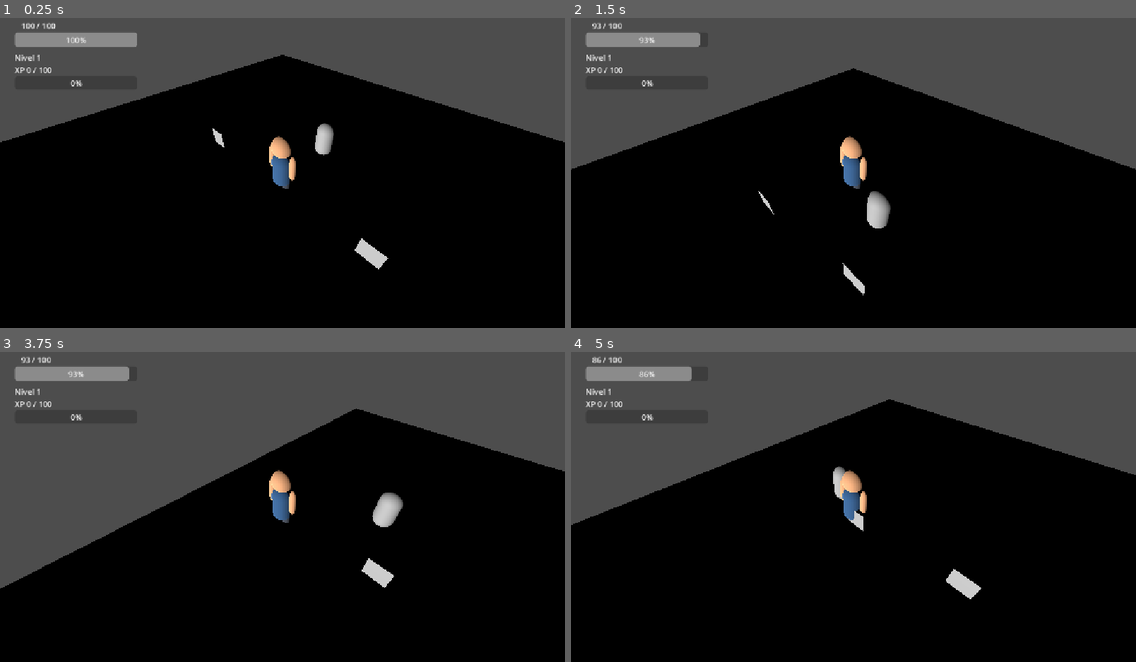
Above: before the commit, frames 1-4 (two rows, left to right).
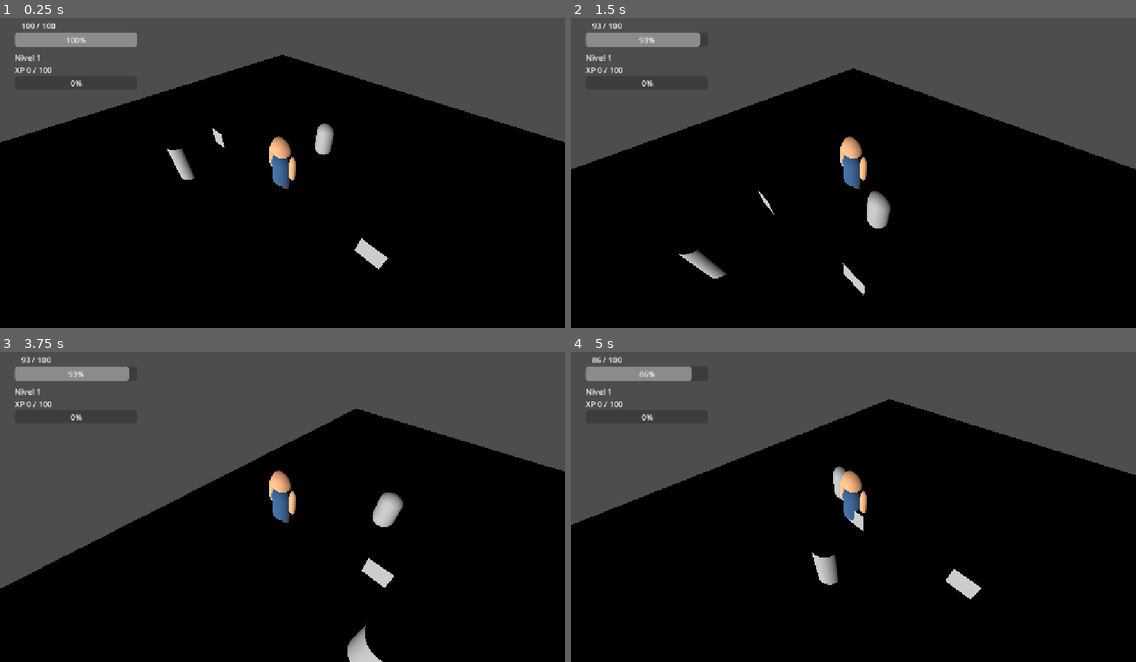
Above: after the commit, the same moments.

Repository: AdolfoBarca/MUNDO_LEYENDAS
Game: Godot game, scene res://Main.tscn
Two runs of this game, one before a commit and one after it. Both use one fixed random seed, a clock stepped at 60 frames per second and the inputs below.
Inputs (mouse positions are in pixels of both pictures, inside the frame that each line leads up to):
- Up to frame 1 (0.25 s): no input
- Up to frame 2 (1.5 s): move the mouse to (825, 231) at 0.52 s; hold W from 0.53 s (still down); click (825, 231) at 0.67 s; move the mouse to (1023, 216) at 1.27 s; click (1023, 216) at 1.42 s
- Up to frame 3 (3.75 s): move the mouse to (113, 454) at 2.02 s; release W at 2.03 s; hold A 2.03-3.53 s; click (113, 454) at 2.17 s; move the mouse to (310, 503) at 2.77 s; click (310, 503) at 2.92 s; move the mouse to (197, 423) at 3.52 s; hold S from 3.53 s (still down); click (197, 423) at 3.67 s
- Up to frame 4 (5 s): move the mouse to (977, 488) at 4.27 s; release S at 4.28 s; hold D from 4.28 s (still down); click (977, 488) at 4.42 s

The runs differ from the first frame. In frame 1, 0.2% of the frame differs, in the area x 29-35%, y 42-53%; in frame 2, 0.3%; in frame 3, 0.4%, in the area x 61-68%, y 87-100%; in frame 4, 0.3%.

Commit message:
Agregar santuario checkpoint y zona segura

Diff:
--- a/EnemigoPrueba.gd
+++ b/EnemigoPrueba.gd
@@ -26,7 +26,7 @@
 
 
 # =========================================================
-# ATAQUE DEL ENEMIGO
+# ATAQUE
 # =========================================================
 
 @export var dano: int = 10
@@ -47,6 +47,7 @@
 # =========================================================
 
 func _ready() -> void:
+
 	vida_actual = vida_maxima
 	esta_muerto = false
 
@@ -67,6 +68,7 @@
 # =========================================================
 
 func _physics_process(delta: float) -> void:
+
 	if esta_muerto:
 		return
 
@@ -80,8 +82,19 @@
 		return
 
 	if heroe.get("esta_muerto") == true:
-		velocity.x = 0.0
-		velocity.z = 0.0
+		detener_movimiento()
+		move_and_slide()
+		return
+
+	# El enemigo no persigue ni ataca dentro del santuario
+	if heroe.get("en_zona_segura") == true:
+		detener_movimiento()
+
+		if not is_on_floor():
+			velocity.y -= gravity * delta
+		else:
+			velocity.y = 0.0
+
 		move_and_slide()
 		return
 
@@ -89,34 +102,18 @@
 		heroe.global_position
 	)
 
-	# =====================================================
-	# PERSEGUIR AL HÉROE
-	# =====================================================
-
 	if distancia <= distancia_deteccion and distancia > distancia_ataque:
+
 		perseguir_heroe()
 
-	# =====================================================
-	# ATACAR
-	# =====================================================
-
 	elif distancia <= distancia_ataque:
-		velocity.x = 0.0
-		velocity.z = 0.0
-
+
+		detener_movimiento()
 		atacar_heroe()
 
-	# =====================================================
-	# HÉROE FUERA DEL RANGO
-	# =====================================================
-
 	else:
-		velocity.x = 0.0
-		velocity.z = 0.0
-
-	# =====================================================
-	# GRAVEDAD
-	# =====================================================
+
+		detener_movimiento()
 
 	if not is_on_floor():
 		velocity.y -= gravity * delta
@@ -127,24 +124,34 @@
 
 
 # =========================================================
+# DETENER MOVIMIENTO
+# =========================================================
+
+func detener_movimiento() -> void:
+
+	velocity.x = 0.0
+	velocity.z = 0.0
+
+
+# =========================================================
 # PERSEGUIR
 # =========================================================
 
 func perseguir_heroe() -> void:
+
 	var direccion: Vector3 = (
 		heroe.global_position - global_position
 	)
 
-	# Solo moverlo sobre el suelo
 	direccion.y = 0.0
 
 	if direccion.length() > 0.0:
+
 		direccion = direccion.normalized()
 
 		velocity.x = direccion.x * velocidad
 		velocity.z = direccion.z * velocidad
 
-		# Hacer que el enemigo mire hacia el héroe
 		var objetivo: Vector3 = heroe.global_position
 		objetivo.y = global_position.y
 
@@ -156,6 +163,7 @@
 # =========================================================
 
 func atacar_heroe() -> void:
+
 	if esta_muerto:
 		return
 
@@ -171,7 +179,11 @@
 	if heroe.get("esta_muerto") == true:
 		return
 
+	if heroe.get("en_zona_segura") == true:
+		return
+
 	if heroe.has_method("recibir_dano"):
+
 		print("ENEMIGO ATACA AL HÉROE")
 
 		heroe.recibir_dano(dano)
@@ -184,6 +196,7 @@
 # =========================================================
 
 func recibir_dano(cantidad: int) -> void:
+
 	if esta_muerto:
 		return
 
@@ -206,6 +219,7 @@
 # =========================================================
 
 func morir() -> void:
+
 	if esta_muerto:
 		return
 
@@ -215,8 +229,11 @@
 	print("ENEMIGO DERROTADO")
 
 	if heroe != null:
+
 		if is_instance_valid(heroe):
+
 			if heroe.has_method("recibir_experiencia"):
+
 				heroe.recibir_experiencia(
 					experiencia_otorgada
 				)
--- a/Heroe.gd
+++ b/Heroe.gd
@@ -22,16 +22,21 @@
 
 var vida_actual: int
 var esta_muerto: bool = false
+var en_zona_segura: bool = false
 
 var temporizador_regeneracion: float = 0.0
 var tiempo_desde_ultimo_dano: float = 0.0
 
 
 # =========================================================
-# RESPAWN
+# RESPAWN Y CHECKPOINT
 # =========================================================
 
 @export var tiempo_respawn: float = 3.0
+
+var posicion_respawn_actual: Vector3
+var checkpoint_actual: Vector3
+var checkpoint_activado: bool = false
 
 
 # =========================================================
@@ -118,9 +123,15 @@
 
 	vida_actual = vida_maxima
 	esta_muerto = false
+	en_zona_segura = false
 
 	temporizador_regeneracion = 0.0
 	tiempo_desde_ultimo_dano = espera_para_regenerar
+
+	if punto_respawn != null:
+		posicion_respawn_actual = punto_respawn.global_position
+	else:
+		posicion_respawn_actual = global_position
 
 	color_piel = DatosJugador.color_piel
 	color_camisa = DatosJugador.color_camisa
@@ -150,7 +161,58 @@
 	print("Vida: ", vida_actual, "/", vida_maxima)
 	print("Daño: ", dano)
 	print("Defensa: ", defensa)
-	print("==============================")
+	print("Respawn inicial: ", posicion_respawn_actual)
+	print("==============================")
+
+
+# =========================================================
+# ZONA SEGURA
+# =========================================================
+
+func entrar_zona_segura() -> void:
+
+	if en_zona_segura:
+		return
+
+	en_zona_segura = true
+
+	print("================================")
+	print("ZONA SEGURA ACTIVADA")
+	print("El héroe no puede recibir daño.")
+	print("================================")
+
+
+func salir_zona_segura() -> void:
+
+	if not en_zona_segura:
+		return
+
+	en_zona_segura = false
+
+	print("================================")
+	print("ZONA SEGURA DESACTIVADA")
+	print("El héroe vuelve a ser vulnerable.")
+	print("================================")
+
+
+# =========================================================
+# CHECKPOINT
+# =========================================================
+
+func activar_checkpoint(nueva_posicion: Vector3) -> void:
+
+	if checkpoint_activado:
+		if checkpoint_actual.distance_to(nueva_posicion) < 0.01:
+			return
+
+	checkpoint_activado = true
+	checkpoint_actual = nueva_posicion
+	posicion_respawn_actual = nueva_posicion
+
+	print("================================")
+	print("CHECKPOINT ACTIVADO")
+	print("Nuevo punto de respawn: ", posicion_respawn_actual)
+	print("================================")
 
 
 # =========================================================
@@ -160,6 +222,10 @@
 func recibir_dano(cantidad: int) -> void:
 
 	if esta_muerto:
+		return
+
+	if en_zona_segura:
+		print("ATAQUE BLOQUEADO: HÉROE EN ZONA SEGURA")
 		return
 
 	var dano_final: int = max(cantidad - defensa, 1)
@@ -254,8 +320,7 @@
 
 func respawn() -> void:
 
-	if punto_respawn != null:
-		global_position = punto_respawn.global_position
+	global_position = posicion_respawn_actual
 
 	vida_actual = vida_maxima
 	esta_muerto = false
--- a/Main.tscn
+++ b/Main.tscn
@@ -5,6 +5,7 @@
 [ext_resource type="Material" uid="uid://b4lcoj1mqmhph" path="res://MaterialPiel.tres" id="3_cm0pq"]
 [ext_resource type="Script" uid="uid://cpb05hwbxbm77" path="res://EnemigoPrueba.gd" id="3_r0du0"]
 [ext_resource type="Material" uid="uid://c2y66k080fws6" path="res://MaterialPantalon.tres" id="4_fos0i"]
+[ext_resource type="Script" uid="uid://cokjaukgd33hs" path="res://SantuarioCheckpoint.gd" id="6_3dxm6"]
 
 [sub_resource type="PlaneMesh" id="PlaneMesh_j115u"]
 size = Vector2(30, 30)
@@ -33,6 +34,11 @@
 [sub_resource type="CapsuleMesh" id="CapsuleMesh_e5ioe"]
 
 [sub_resource type="CapsuleShape3D" id="CapsuleShape3D_whuy3"]
+
+[sub_resource type="SphereShape3D" id="SphereShape3D_j115u"]
+radius = 1.5
+
+[sub_resource type="CylinderMesh" id="CylinderMesh_j115u"]
 
 [node name="Main" type="Node3D" unique_id=1207156844]
 
@@ -168,3 +174,13 @@
 
 [node name="PuntoRespawn" type="Marker3D" parent="." unique_id=436705828]
 transform = Transform3D(1, 0, 0, 0, 1, 0, 0, 0, 1, 3, 1, 0)
+
+[node name="SantuarioCheckpoint" type="Area3D" parent="." unique_id=352840885]
+transform = Transform3D(1, 0, 0, 0, 1, 0, 0, 0, 1, -4, 1, 3)
+script = ExtResource("6_3dxm6")
+
+[node name="CollisionShape3D" type="CollisionShape3D" parent="SantuarioCheckpoint" unique_id=567288270]
+shape = SubResource("SphereShape3D_j115u")
+
+[node name="VisualSantuario" type="MeshInstance3D" parent="SantuarioCheckpoint" unique_id=589359712]
+mesh = SubResource("CylinderMesh_j115u")
--- /dev/null
+++ b/SantuarioCheckpoint.gd
@@ -0,0 +1,57 @@
+extends Area3D
+
+
+# =========================================================
+# CONFIGURACIÓN
+# =========================================================
+
+@export var nombre_santuario: String = "Santuario"
+
+
+# =========================================================
+# INICIO
+# =========================================================
+
+func _ready() -> void:
+	body_entered.connect(_cuando_entra_cuerpo)
+	body_exited.connect(_cuando_sale_cuerpo)
+
+	print("SANTUARIO LISTO: ", nombre_santuario)
+
+
+# =========================================================
+# ENTRAR AL SANTUARIO
+# =========================================================
+
+func _cuando_entra_cuerpo(body: Node3D) -> void:
+
+	if body.name != "Heroe":
+		return
+
+	print("==============================")
+	print("HÉROE ENTRÓ AL SANTUARIO")
+	print("Santuario: ", nombre_santuario)
+	print("==============================")
+
+	if body.has_method("entrar_zona_segura"):
+		body.entrar_zona_segura()
+
+	if body.has_method("activar_checkpoint"):
+		body.activar_checkpoint(global_position)
+
+
+# =========================================================
+# SALIR DEL SANTUARIO
+# =========================================================
+
+func _cuando_sale_cuerpo(body: Node3D) -> void:
+
+	if body.name != "Heroe":
+		return
+
+	print("==============================")
+	print("HÉROE SALIÓ DEL SANTUARIO")
+	print("==============================")
+
+	if body.has_method("salir_zona_segura"):
+		body.salir_zona_segura()
Not shown, added: SantuarioCheckpoint.gd.uid
